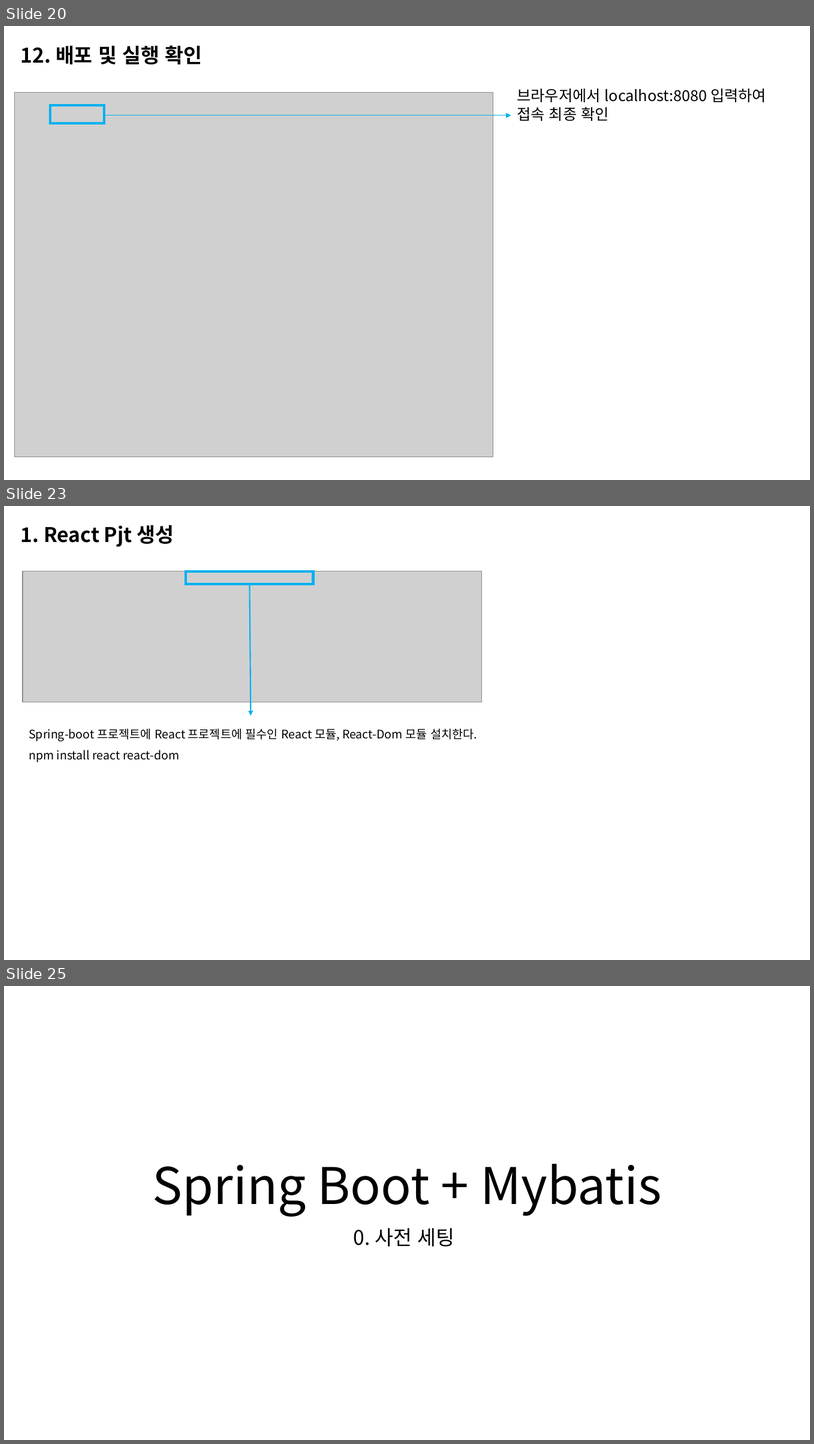
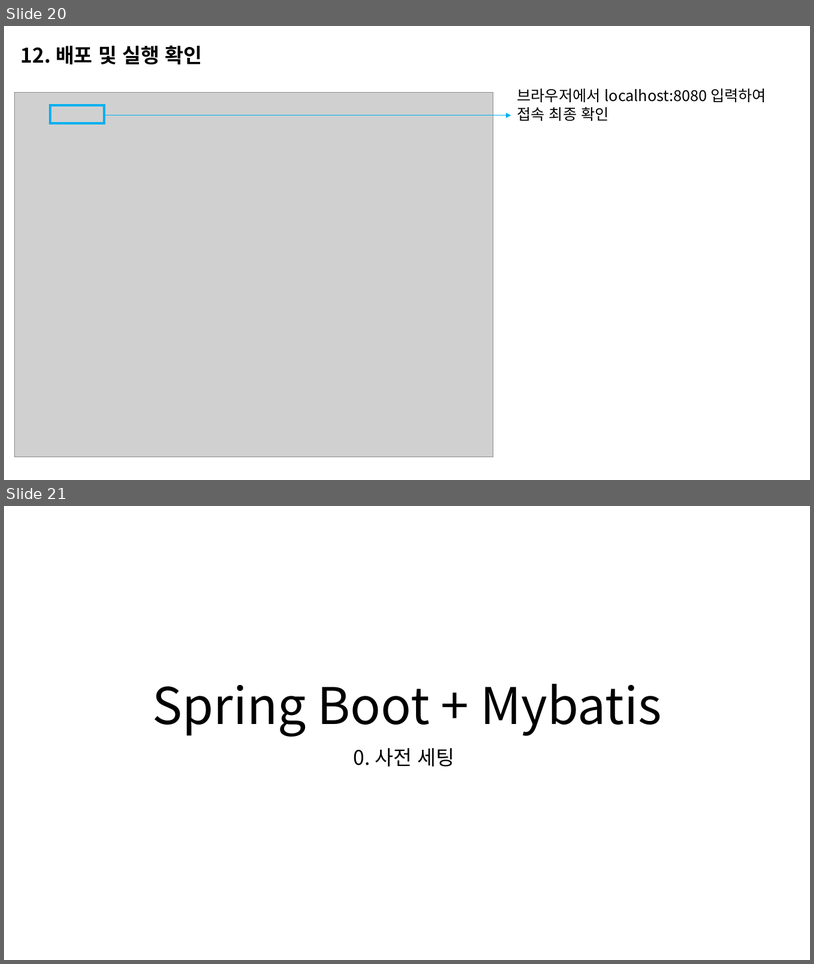
Before and after one commit to junni3h/insummnia, a slide deck: docs/스프링부트+리액트 정리.pptx. Shown one above the other, each under a label of ours: slides 20, 23 and 25 before the commit, slides 20 and 21 after it; the slides between them are not shown. The pictures are 814x1444 and 814x964 pixels, drawn with LibreOffice and Linux fonts; fonts in the diff are those of the drawing; grey boxes stand for pictures. Boxes give left, top, right and bottom in pixels: in the first picture for what was removed or moved away, otherwise in the second. Text is boxed around its words. In the diff, an @@ line names an element or a change of style, - is before the commit and + after.

```diff
--- a/docs/스프링부트+리액트 정리.pptx
+++ b/docs/스프링부트+리액트 정리.pptx
@@ slide 23 removed at box(4, 506, 810, 960), background #FFFFFF @@
@@ text removed at box(21, 525, 174, 547) @@
-1. React Pjt 생성
@@ picture removed at box(23, 571, 482, 702) @@
@@ rectangle removed at box(186, 571, 314, 584) @@
@@ arrow removed from (249, 584) to (251, 715) @@
@@ text removed at box(29, 728, 477, 762) @@
-Spring-boot 프로젝트에 React 프로젝트에 필수인 React 모듈, React-Dom 모듈 설치한다.
-npm install react react-dom
@@ what was slide 25 is now slide 21 @@
```
Also in this commit, not shown: 3 slides changed, 9 other slides removed, 20 other files.
